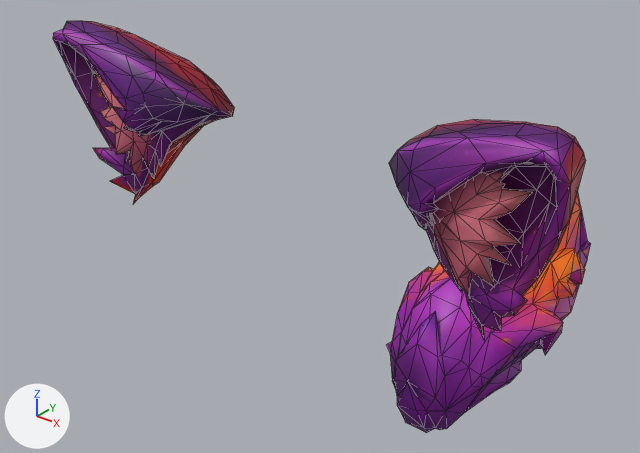
An edit to the FBX model art/models/accessories/witch_cat/WitchCatWear.fbx, drawn before and after from the same camera.
Both versions are drawn from a 50 mm lens placed at (0.83, -0.96, 1.356), pointed at (-0.198, 0.324, 0.559). The lights are fixed; the arrows at lower left show +X, +Y and +Z. The first picture is the older version. Mesh edges are drawn as thin lines.

Objects in the first picture: 'EarL', 'EarR', 'Tail'.
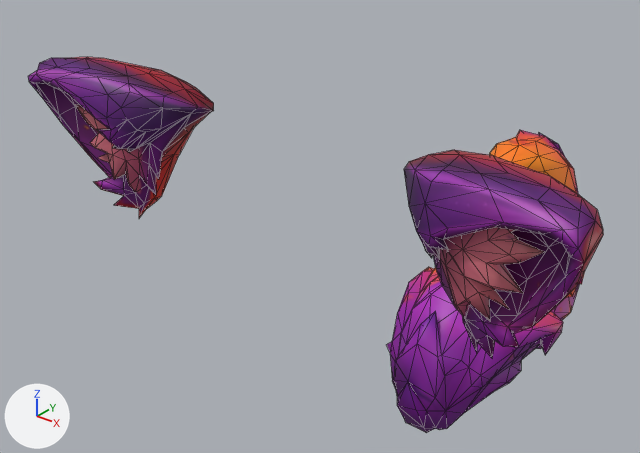
Boxes (x1, y1, x2, y2) around the edits, measured in the pictures (640 x 453 px):
'EarL', reshaped, moved
    before: (389, 119, 586, 339)
    after: (404, 150, 603, 358)
'EarR', reshaped, moved (12% shorter)
    before: (53, 21, 234, 204)
    after: (28, 57, 214, 218)

Patch to the scene script:
```diff
--- a/art/models/accessories/witch_cat/WitchCatWear.fbx.py
+++ b/art/models/accessories/witch_cat/WitchCatWear.fbx.py
@@ me_meshes_0__005 @@
 # used by ob_earl; location = (0.348, 0.0, 0.711)
-me_meshes_0__005.from_pydata(...)  # 185 vertices, 366 faces; spans x -0.187..0.124, y -0.084..0.088, z -0.026..0.301
+me_meshes_0__005.from_pydata(...)  # 185 vertices, 366 faces; spans x -0.145..0.173, y -0.111..0.078, z -0.024..0.268
+# me_meshes_0__005 part 2: 184 of 185 vertices moved; they spanned x -0.187..0.124, y -0.084..0.088, z -0.026..0.301 and now span x -0.145..0.173, y -0.111..0.078, z -0.024..0.268; mean shift (0.031, -0.015, -0.015); largest move (0.114, -0.043, 0.294) -> (0.17, -0.075, 0.248)
 me_meshes_0__005.materials.append(mat_tripo_material_308d39e6_c3f0_4fee_be32_d45081421319)
@@ me_meshes_0__002 @@
 # used by ob_earr; location = (-0.348, 0.0, 0.711)
-me_meshes_0__002.from_pydata(...)  # 186 vertices, 368 faces; spans x -0.123..0.187, y -0.078..0.093, z -0.031..0.303
+me_meshes_0__002.from_pydata(...)  # 186 vertices, 368 faces; spans x -0.174..0.147, y -0.107..0.079, z -0.029..0.269
+# me_meshes_0__002 part 1: 185 of 186 vertices moved; they spanned x -0.123..0.187, y -0.078..0.093, z -0.031..0.303 and now span x -0.174..0.147, y -0.107..0.079, z -0.029..0.269; mean shift (-0.032, -0.016, -0.013); largest move (-0.112, -0.042, 0.297) -> (-0.168, -0.074, 0.251)
 me_meshes_0__002.materials.append(mat_tripo_material_308d39e6_c3f0_4fee_be32_d45081421319)
@@ ob_earl @@
 ob_earl = bpy.data.objects.new('EarL', me_meshes_0__005)
-ob_earl.location = (0.348, 0.0, 0.711)
+ob_earl.location = (0.342, 0.0, 0.684)
@@ ob_earr @@
 ob_earr = bpy.data.objects.new('EarR', me_meshes_0__002)
-ob_earr.location = (-0.348, 0.0, 0.711)
+ob_earr.location = (-0.342, 0.0, 0.684)
```
